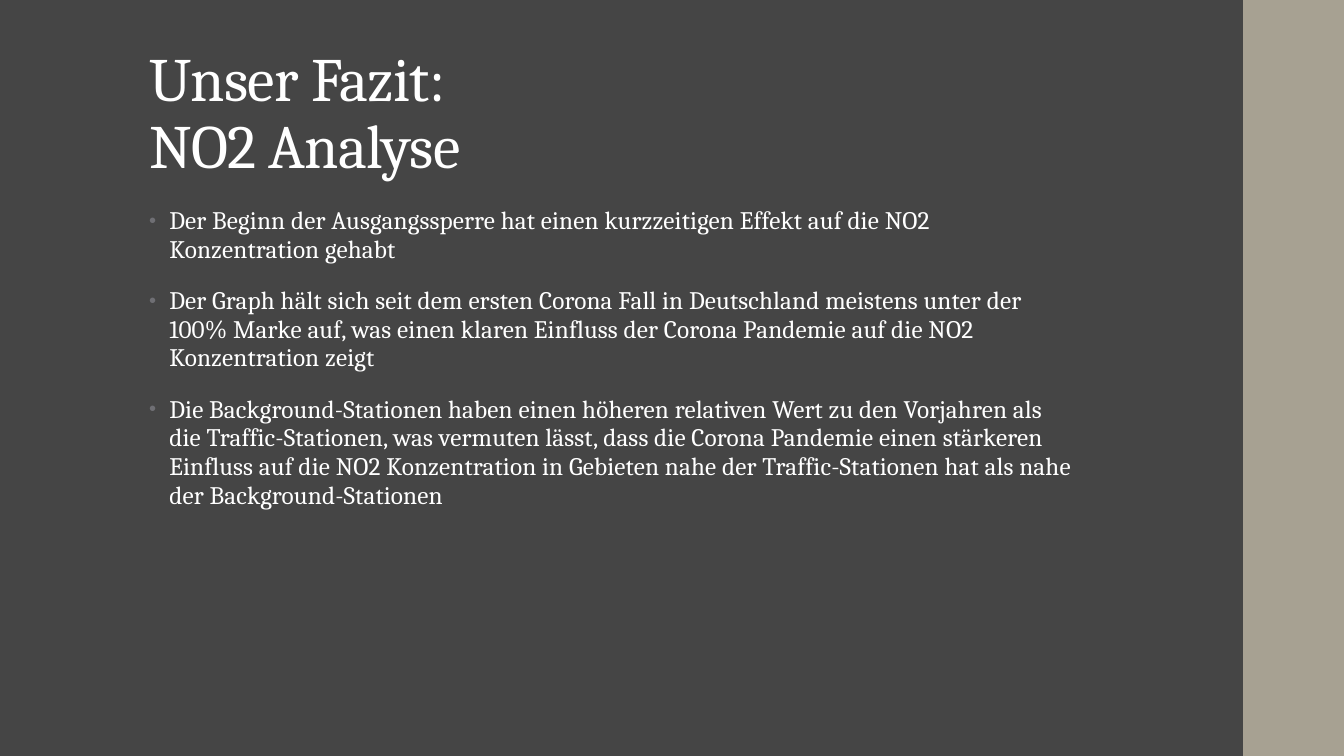
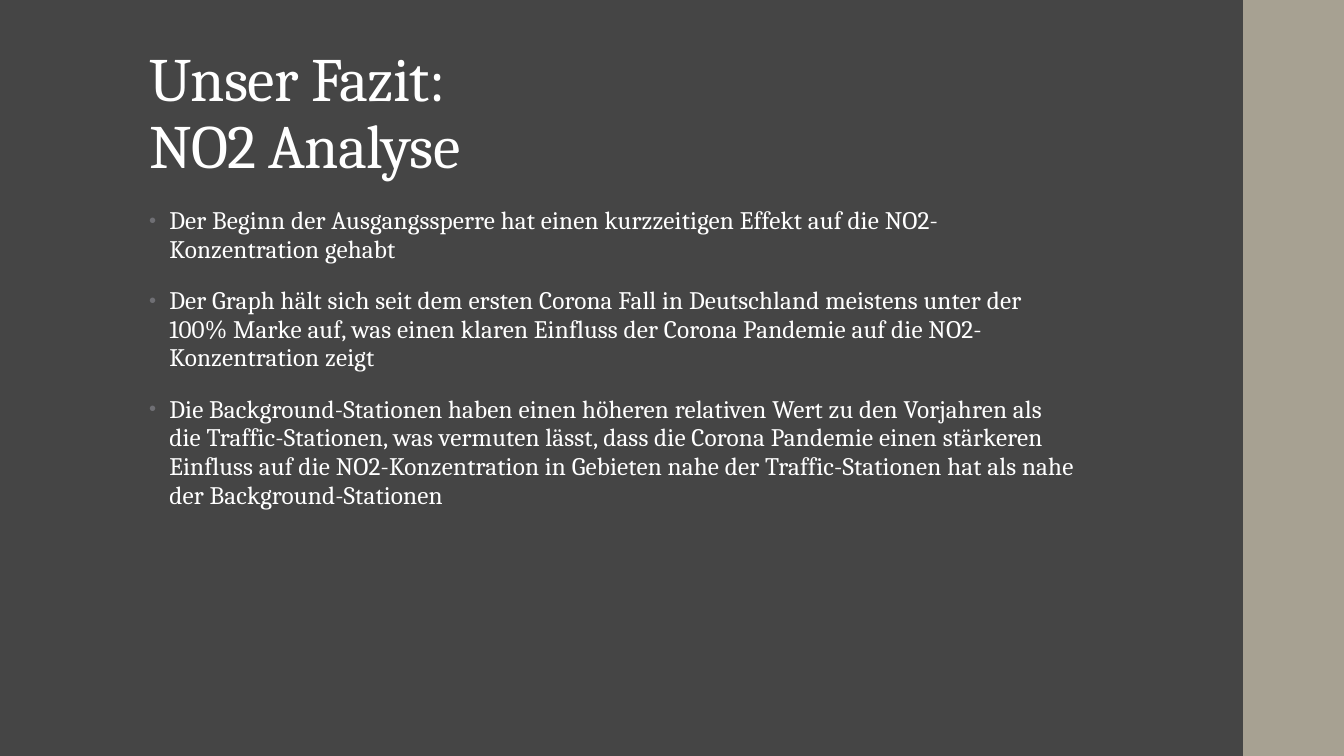
Before and after one commit to JFriedrich29/Studienarbeit-Data-Analytics, a slide deck: slide 21 of Abgabe/Abschlusspräsentation.pptx. Drawn at 1344x756 pixels with LibreOffice and Linux fonts; fonts in the diff are those of the drawing. Boxes give left, top, right and bottom in pixels: in the first picture for what was removed or moved away, otherwise in the second. Text is boxed around its words. In the diff, an @@ line names an element or a change of style, - is before the commit and + after.

```diff
--- a/Abgabe/Abschlusspräsentation.pptx
+++ b/Abgabe/Abschlusspräsentation.pptx
@@ text at bbox=[169, 211, 1073, 510]: text changed @@
-• Der Beginn der Ausgangssperre hat einen kurzzeitigen Effekt auf die NO2 Konzentration gehabt
-• Der Graph hält sich seit dem ersten Corona Fall in Deutschland meistens unter der 100% Marke auf, was einen klaren Einfluss der Corona Pandemie auf die NO2 Konzentration zeigt
-• Die Background-Stationen haben einen höheren relativen Wert zu den Vorjahren als die Traffic-Stationen, was vermuten lässt, dass die Corona Pandemie einen stärkeren Einfluss auf die NO2 Konzentration in Gebieten nahe der Traffic-Stationen hat als nahe der Background-Stationen
+• Der Beginn der Ausgangssperre hat einen kurzzeitigen Effekt auf die NO2-Konzentration gehabt
+• Der Graph hält sich seit dem ersten Corona Fall in Deutschland meistens unter der 100% Marke auf, was einen klaren Einfluss der Corona Pandemie auf die NO2-Konzentration zeigt
+• Die Background-Stationen haben einen höheren relativen Wert zu den Vorjahren als die Traffic-Stationen, was vermuten lässt, dass die Corona Pandemie einen stärkeren Einfluss auf die NO2-Konzentration in Gebieten nahe der Traffic-Stationen hat als nahe der Background-Stationen
```
Also in this commit, not shown: 10 other slides changed, 1 other file.
